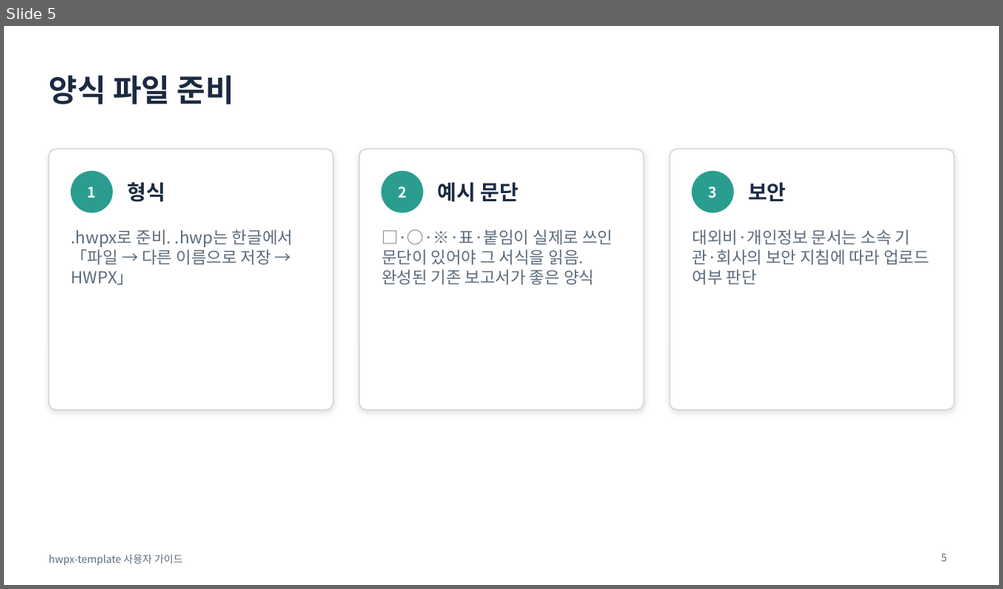
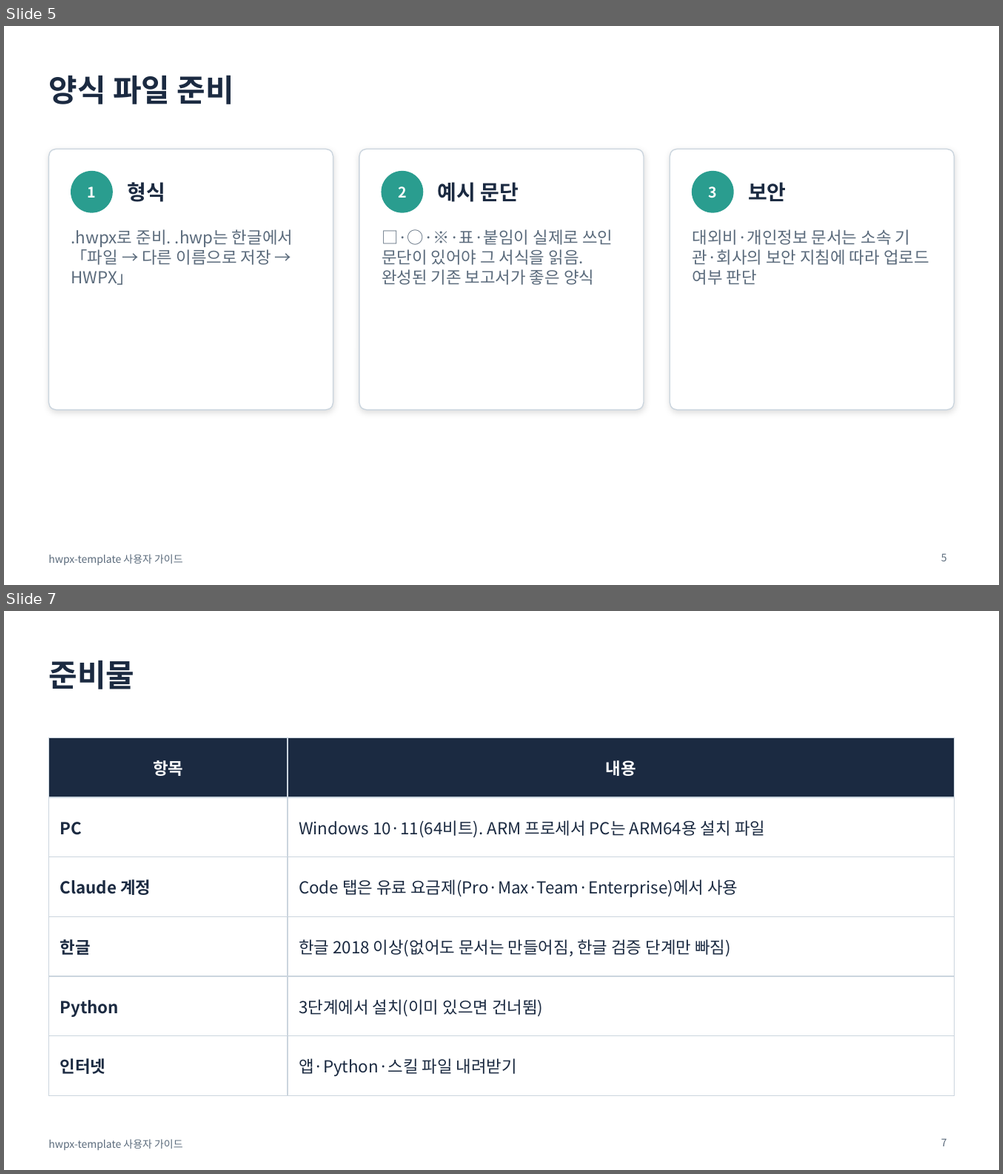
Before and after one commit to emilyJ7/hwpx-template-public, a slide deck: docs/사용자가이드.pptx. Shown one above the other, each under a label of ours: slide 5 before the commit, slides 5 and 7 after it; the slides between them are not shown. The pictures are 1003x589 and 1003x1174 pixels, drawn with LibreOffice and Linux fonts; fonts in the diff are those of the drawing. Boxes give left, top, right and bottom in pixels: in the first picture for what was removed or moved away, otherwise in the second. Text is boxed around its words. In the diff, an @@ line names an element or a change of style, - is before the commit and + after.

```diff
--- a/docs/사용자가이드.pptx
+++ b/docs/사용자가이드.pptx
@@ slide 7 added at [4, 611, 999, 1170], background #FFFFFF; not listed: 1 template element that a slide beside it also shows @@
@@ title added at [48, 660, 134, 689], 30 pt, text #1B2A41, bold @@
+준비물
@@ table added at [48, 738, 954, 1079], 6 rows, 2 columns @@
+항목 | 내용
+PC | Windows 10·11(64비트). ARM 프로세서 PC는 ARM64용 설치 파일
+Claude 계정 | Code 탭은 유료 요금제(Pro·Max·Team·Enterprise)에서 사용
+한글 | 한글 2018 이상(없어도 문서는 만들어짐, 한글 검증 단계만 빠짐)
+Python | 3단계에서 설치(이미 있으면 건너뜀)
+인터넷 | 앱·Python·스킬 파일 내려받기
@@ page number added at [941, 1139, 947, 1147], 10 pt, text #5B6B7C @@
+7
```
Also in this commit, not shown: 3 slides changed, 19 other slides added, 23 other files.
